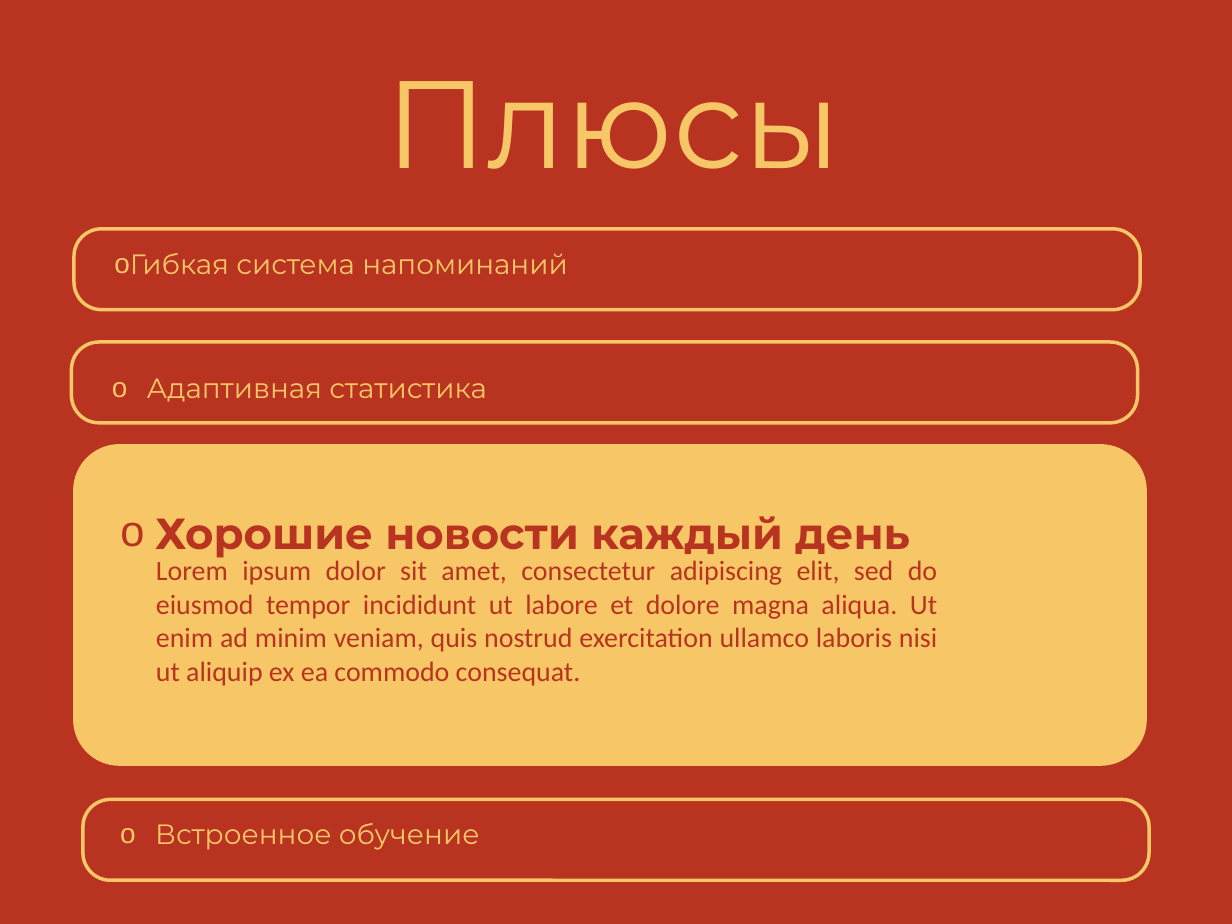
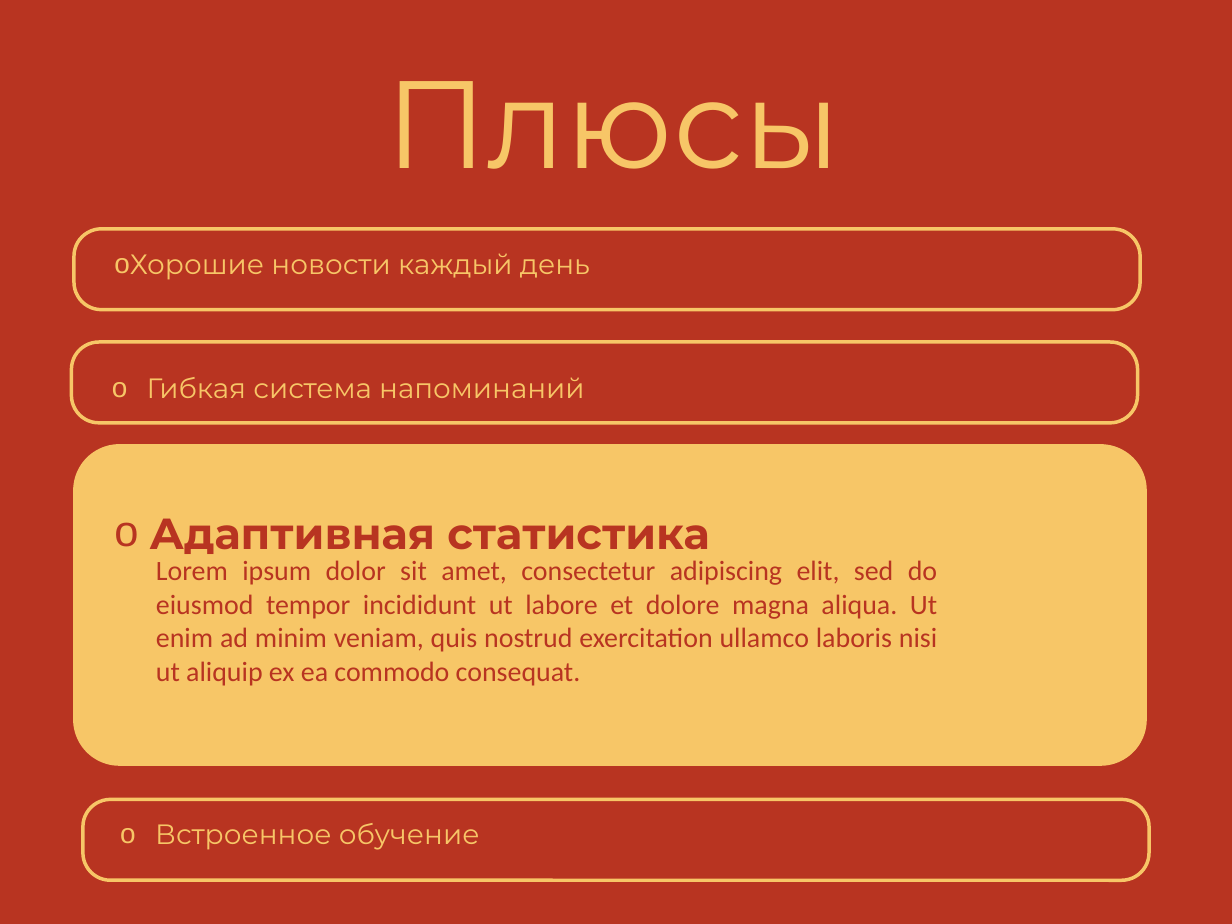
Before and after one commit to Svetlana184/bd_kursovaya, a slide deck: slide 9 of дизайн.pptx. Drawn at 1232x924 pixels with LibreOffice and Linux fonts; fonts in the diff are those of the drawing. Boxes give left, top, right and bottom in pixels: in the first picture for what was removed or moved away, otherwise in the second. Text is boxed around its words. In the diff, an @@ line names an element or a change of style, - is before the commit and + after.

```diff
--- a/дизайн.pptx
+++ b/дизайн.pptx
@@ text added at bbox=[130, 253, 590, 280], 18 pt, text #F7C667 @@
+o Хорошие новости каждый день
@@ text "Гибкая система напоминаний": place and size @@
-text "Гибкая система напоминаний" at bbox=[130, 253, 567, 274]
+text "Гибкая система напоминаний" at bbox=[147, 377, 584, 398]
@@ text "Гибкая система напоминаний" at bbox=[147, 377, 584, 398]: indent changed; line spacing 1 to 2 @@
@@ text removed at bbox=[147, 378, 486, 402] @@
-o Адаптивная статистика
@@ text at bbox=[149, 518, 710, 554]: text changed @@
-o Хорошие новости каждый день
+o Адаптивная статистика
```
Also in this commit, not shown: 4 other slides changed, 1 slide added, 1 slide removed, 25 other files.
